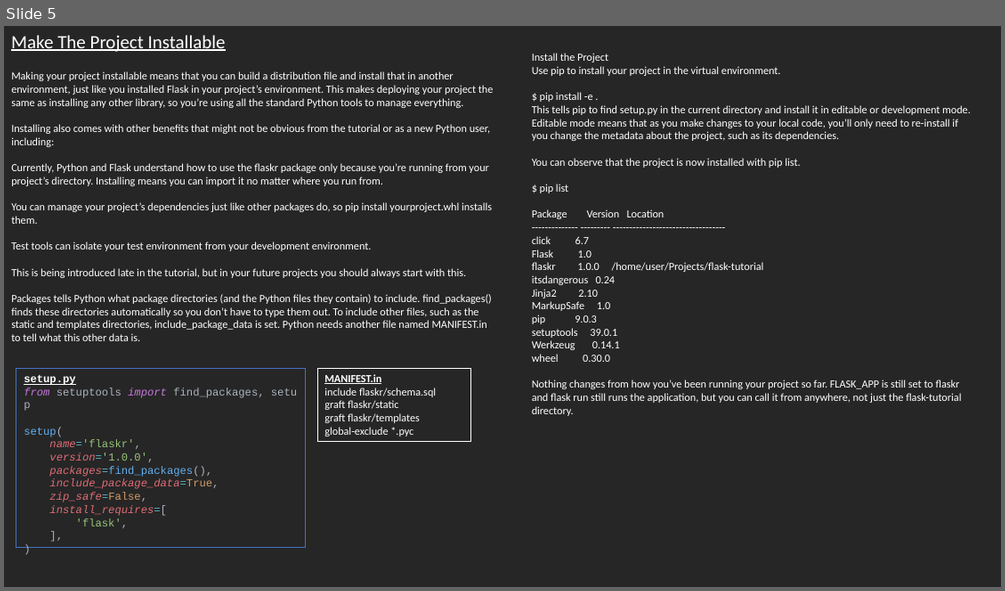
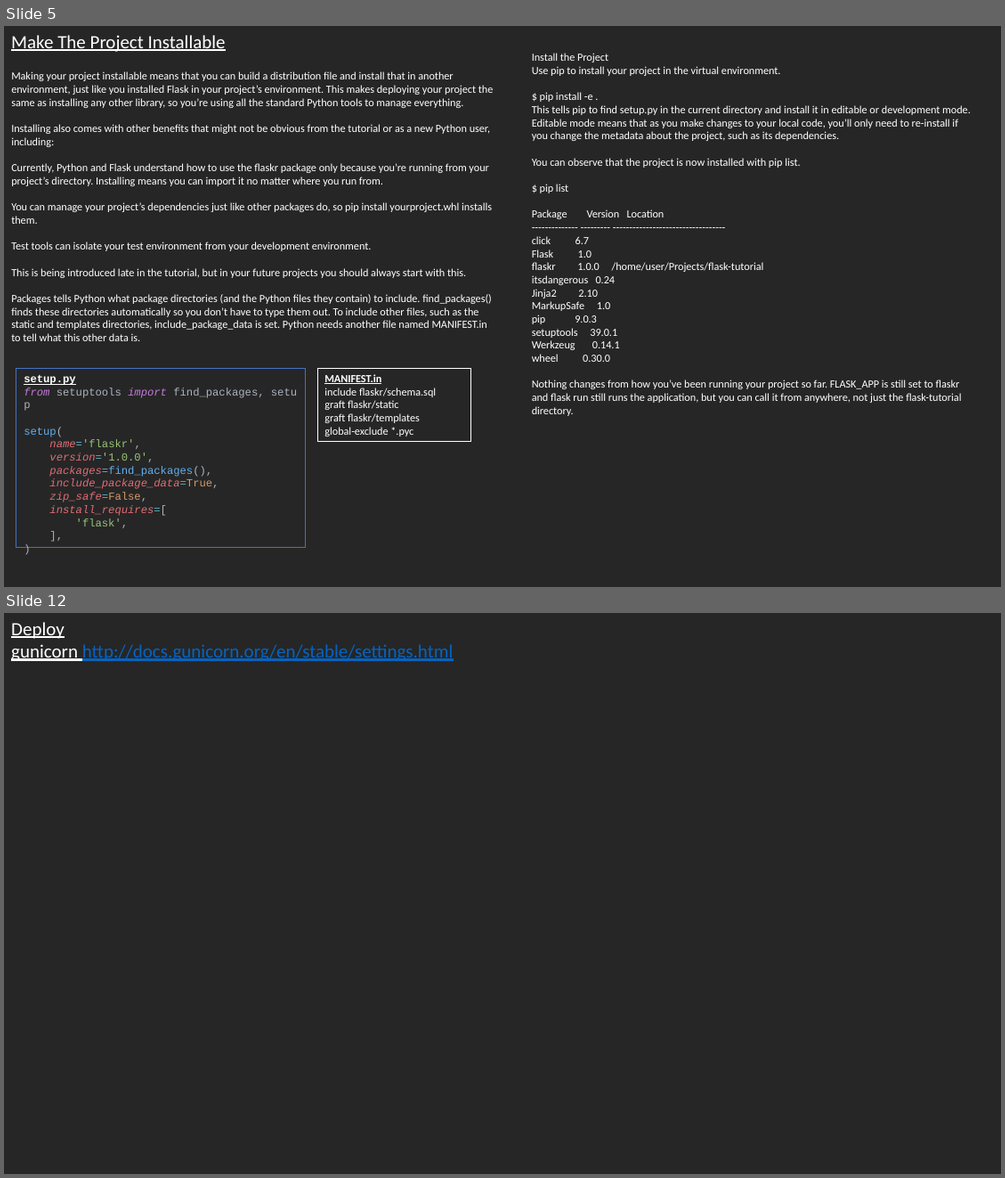
Before and after one commit to danhagg/notes, a slide deck: Flask/FlaskPallets_Tutorial.pptx. Shown one above the other, each under a label of ours: slide 5 before the commit, slides 5 and 12 after it; the slides between them are not shown. The pictures are 1005x591 and 1005x1178 pixels, drawn with LibreOffice and Linux fonts; fonts in the diff are those of the drawing. Boxes give left, top, right and bottom in pixels: in the first picture for what was removed or moved away, otherwise in the second. Text is boxed around its words. In the diff, an @@ line names an element or a change of style, - is before the commit and + after.

```diff
--- a/Flask/FlaskPallets_Tutorial.pptx
+++ b/Flask/FlaskPallets_Tutorial.pptx
@@ slide 12 added at bbox=[4, 613, 1001, 1174], background #262626 @@
@@ text added at bbox=[11, 622, 453, 661], 18 pt, text #0563C1, underline @@
+Deploy
+gunicorn http://docs.gunicorn.org/en/stable/settings.html
```
Also in this commit, not shown: 8 other slides added, 2 slides removed, 2 other files.
